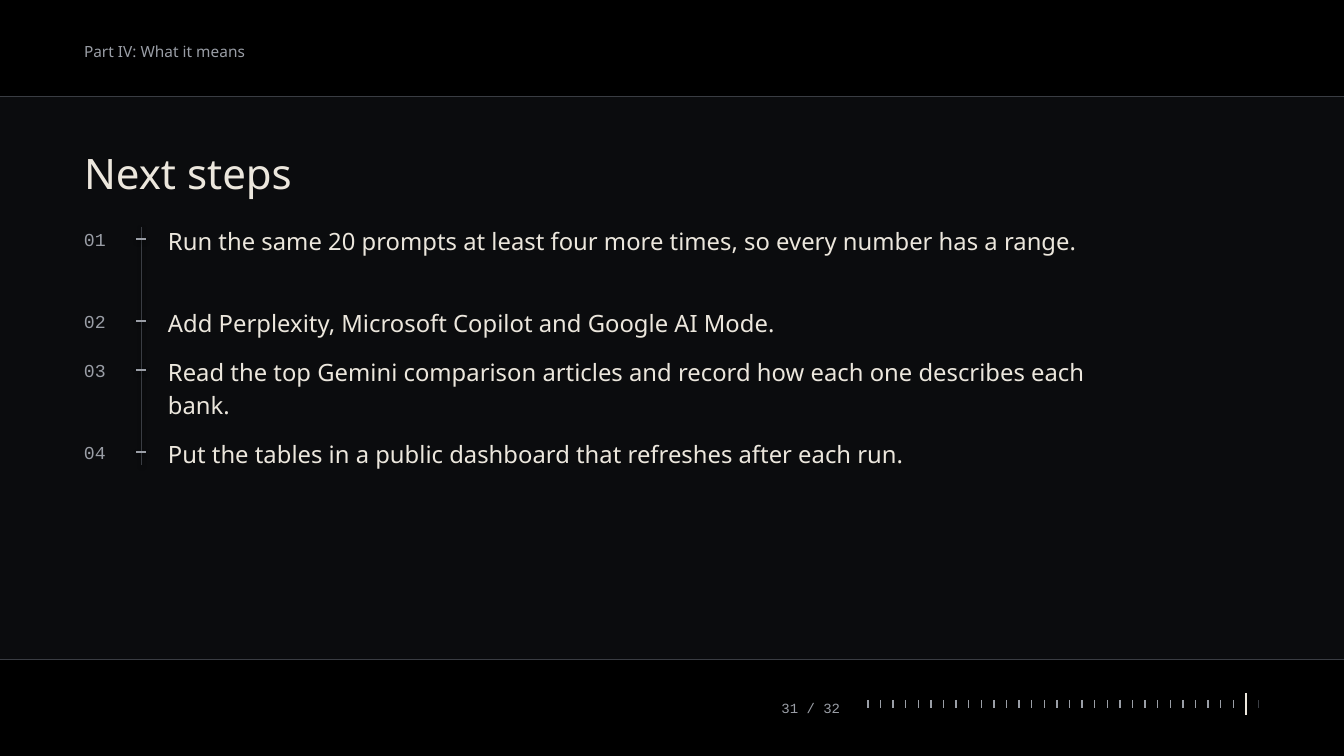
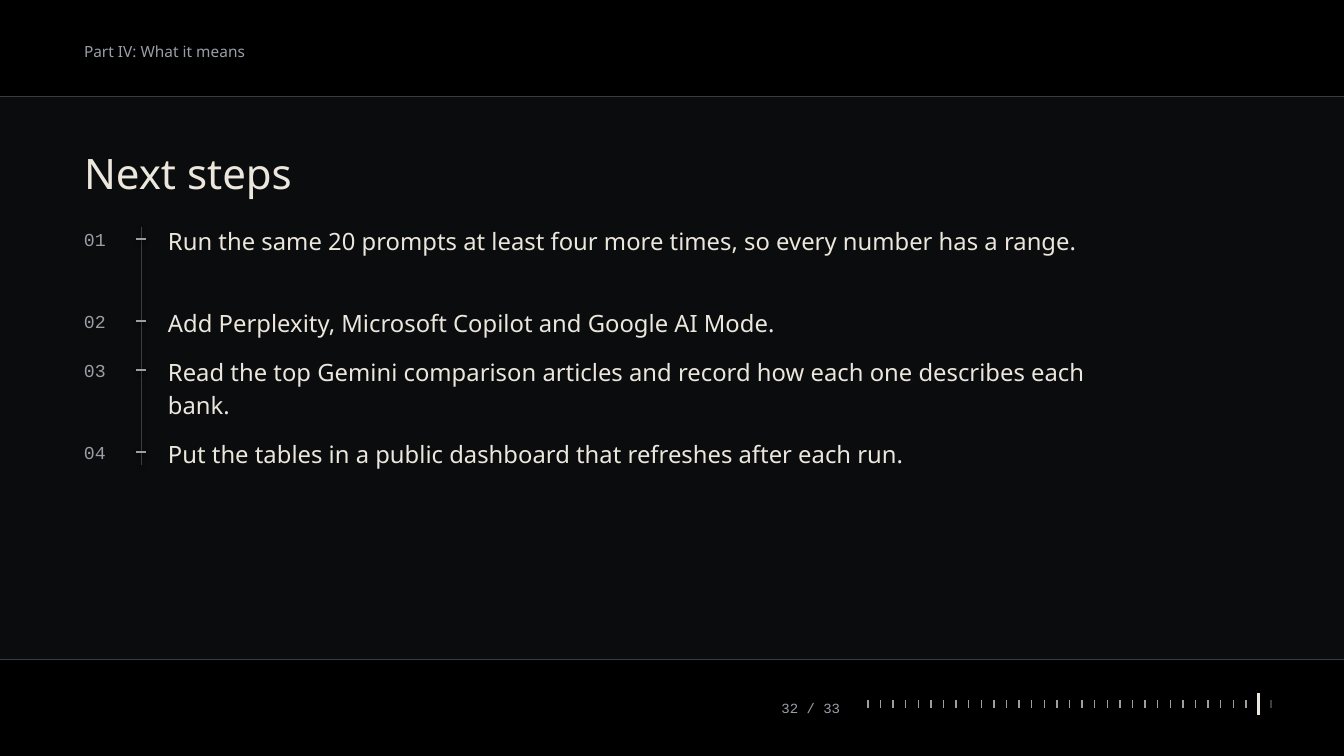
Before and after one commit to rgmwnn/geo-bank-visibility, a slide deck: slide 32 of deck/out/favoured-banks.pptx (slide 31 before the commit). Drawn at 1344x756 pixels with LibreOffice and Linux fonts; fonts in the diff are those of the drawing. Boxes give left, top, right and bottom in pixels: in the first picture for what was removed or moved away, otherwise in the second. Text is boxed around its words. In the diff, an @@ line names an element or a change of style, - is before the commit and + after.

```diff
--- a/deck/out/favoured-banks.pptx
+++ b/deck/out/favoured-banks.pptx
@@ text at <box>781,703,840,713</box>: text changed @@
-31 / 32
+32 / 33
@@ line moved from (1246, 694) - (1246, 716) to (1246, 700) - (1246, 709) @@
@@ line (1246, 700) - (1246, 709): stroke #ECE7DD 2 pt to #9A9EA6 1 pt @@
@@ line moved from (1259, 700) - (1259, 709) to (1259, 694) - (1259, 716) @@
@@ line (1259, 694) - (1259, 716): stroke #3A3D43 1 pt to #ECE7DD 2 pt @@
@@ line added from (1271, 700) to (1271, 709), #3A3D43 1 pt @@
```
Also in this commit, not shown: 24 other slides changed, 2 slides added, 1 slide removed, 6 other files.
